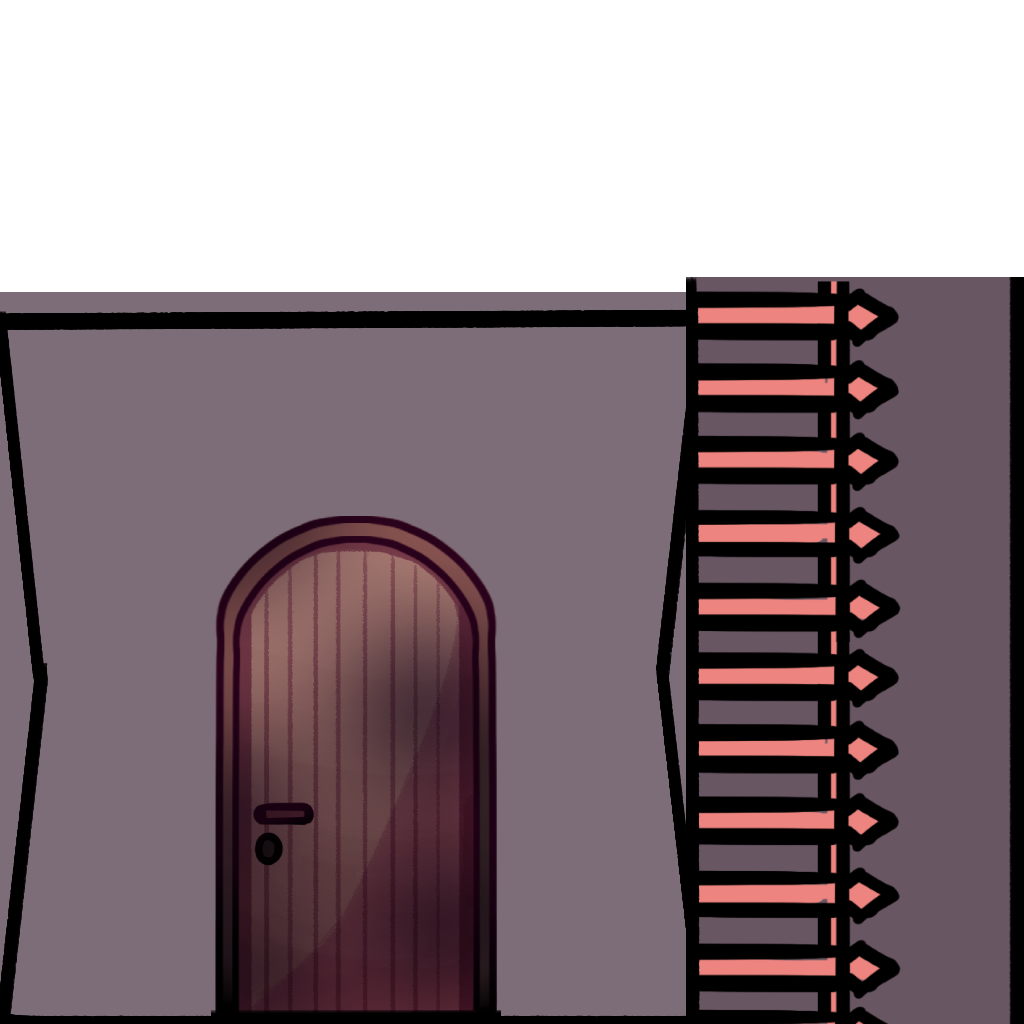
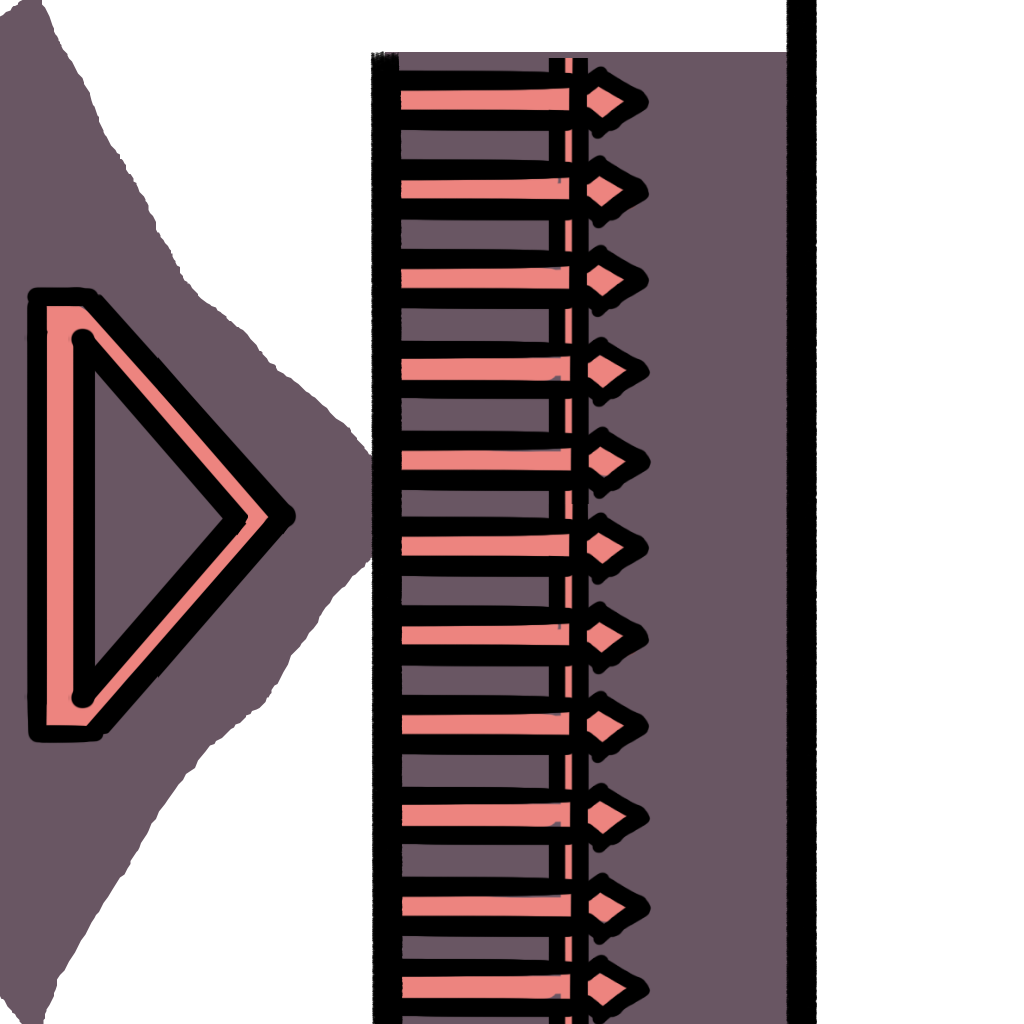
Comparing the layer stacks of the two 1024x1024 images. Changes:
removed layer "Enviroment_Black_Door1.png" over [192, 512, 512, 1024]
painted on "Background" over [0, 0, 1024, 1024]
removed layer "Paint Layer 2" over [0, 256, 704, 1024]
removed layer "Paint Layer 1" over [0, 256, 704, 1024]
removed layer "Background" (2nd of 2) over [0, 0, 1024, 1024]
